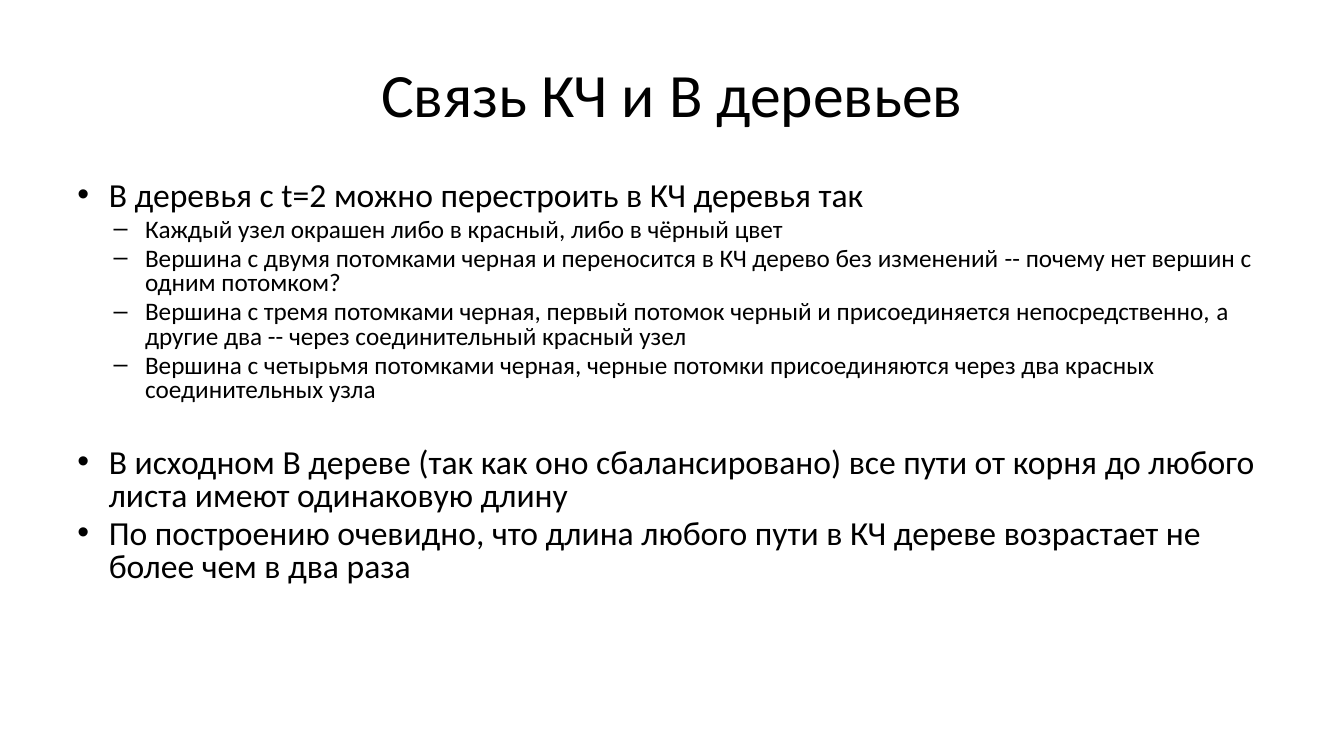
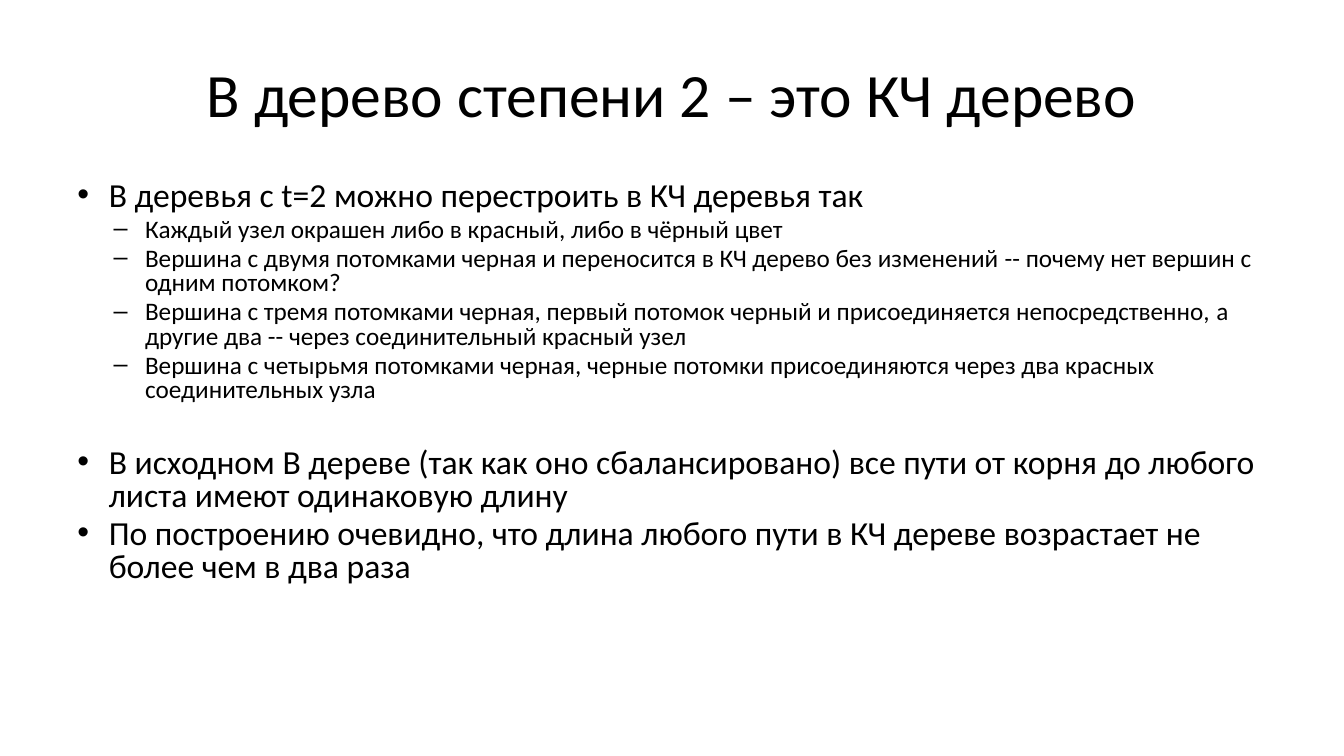
Before and after one commit to Evgueni-Petrov-aka-espetrov/Algorithms-and-Programming-in-C-pptx, a slide deck: slide 27 of 19 Б и КЧ деревья.pptx. Drawn at 1344x756 pixels with LibreOffice and Linux fonts; fonts in the diff are those of the drawing. Boxes give left, top, right and bottom in pixels: in the first picture for what was removed or moved away, otherwise in the second. Text is boxed around its words. In the diff, an @@ line names an element or a change of style, - is before the commit and + after.

```diff
--- a/19 Б и КЧ деревья.pptx
+++ b/19 Б и КЧ деревья.pptx
@@ title at (207, 77, 1136, 127): text changed @@
-Связь КЧ и B деревьев
+B дерево степени 2 – это КЧ дерево
```
Also in this commit, not shown: 8 other slides changed.
